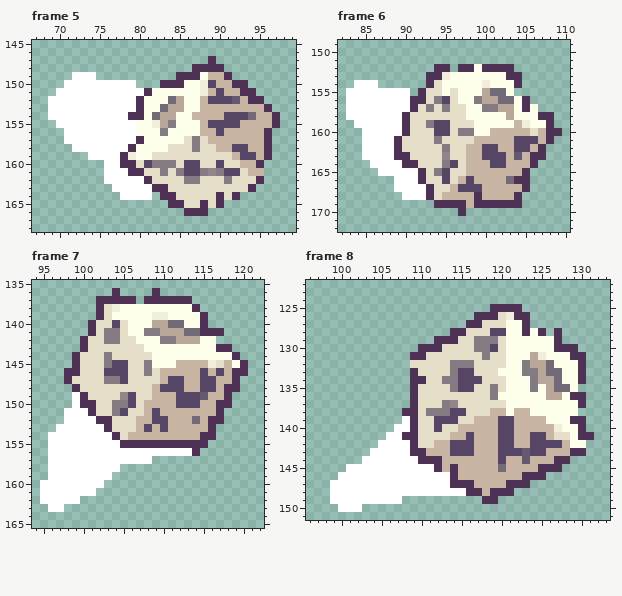
Two versions of one pixel-art file, client/Assets/Art/Game/Field/Game_Action_Dice_Roll.aseprite. Above, as it was before the edit.
256x256 pixels, 22 frames. Shown: frame 5: x 67..99, y 145..168; frame 6: x 82..110, y 149..172; frame 7: x 94..122, y 135..165; frame 8: x 96..133, y 122..151. The commit also changed other frames, which this record leaves out.
After the commit:
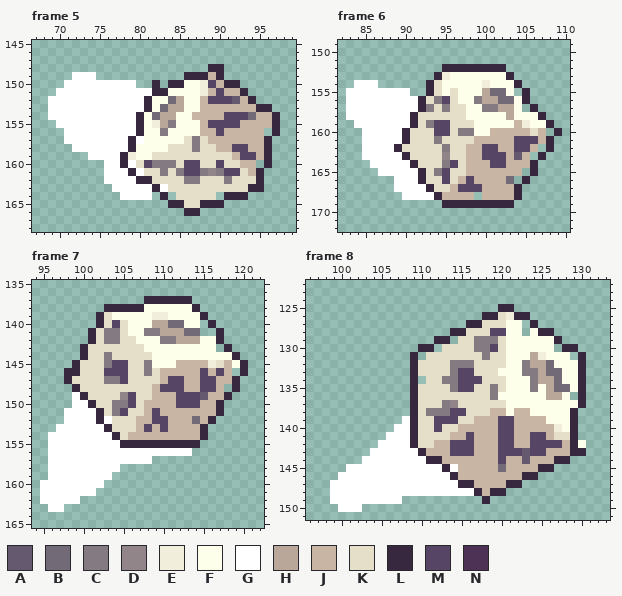
Palette (. is transparent): A #64596f  B #736a78  C #837a82  D #918589  E #f1efdb  F #fdffeb  G #ffffff  H #b9a899  J #c8b5a3  K #e5dec8  L #372840  M #564564  N #4e3255
Edits made:
layer "Outline" added
Changed rows in their new state; - is an unchanged pixel.
Frame 5, layers "Outline", "Front":
first column x 78:
147 -----------.--------
148 ---------..LL-------
149 -------.LLL-L.------
150 ----L.LL-----LL.----
151 ---GLL---------L.---
152 --GL------------L.--
153 --GL-------------LL-
154 -GL----------------L
155 --L----------------L
156 --L---------------.L
157 -LG---------------L-
158 -L----------------L-
159 L-----------------L-
160 LG---------------.L-
161 -LG--------------L--
162 --LL-------------L--
163 ----LG----------LL--
164 -----L.-----.LLL----
165 ------LL--LLL-------
166 --------LL.---------
Frame 6, layers "Outline", "Front":
first column x 89:
152 -----.LLLLLLLL.------
153 ----.L--------L.-----
154 ----L----------L-----
155 ---.L-----------L----
156 --GL------------L----
157 --GL------------.L---
158 -GL---------------L.-
159 -GL----------------L-
160 -L-----------------.L
161 GL-----------------L-
162 L-----------------.L-
163 GL---------------.L--
164 -GL--------------L---
165 ---L------------.L---
166 ---L-----------.L----
167 ----L----------L.----
168 ----GL----.----L-----
169 -----.LLLLLLLLL.-----
170 --------.------------
Frame 7, layers "Outline", "Front":
first column x 98:
136 ------.----.-----------
137 ----.....-LLLLLL-------
138 ----.LLLLL------L------
139 ----L------------L-----
140 ---.L------------.L----
141 ---L-------------..L---
142 --.L---------------L---
143 --L----------------.L--
144 -.L------------------L-
145 -L--------------------L
146 LL-------------------.L
147 L--------------------L-
148 -L------------------.L-
149 --L-----------------L--
150 --GL---------------L.--
151 ---GL--------------L---
152 ----LG------------L.---
153 -----L-----------L.----
154 ------L----------L.----
155 -------LLLLLLLLLL.-----
156 ----------------.------
Frame 8, layers "Outline", "Front":
first column x 108:
125 -----------.LL.---------
126 ---------.LL--LL--------
127 --------LL-----.L-------
128 ------LL-------.-LL.----
129 ----LL.------------L----
130 --LL.--------------.LL--
131 -L.------------------.L-
132 -L--------------------L-
133 -L--------------------L-
134 -L.-------------------L-
135 -L--------------------L-
136 -L-------------------.L-
137 -L--------------------L-
138 .L-------------------L--
139 -L-------------------L.-
140 -L-------------------L.-
141 GL-------------------L..
142 -L-------------------L--
143 -GL------------------LL-
144 --GLL--------------LL---
145 ----GLG----------LL.----
146 ------L--------LL.------
147 ------GLL----LL.--------
148 --------GL-LL.----------
149 ----------L.------------
Pixel boxes of the changes (left, top, right, bottom) in both pictures:
changed: (120, 56, 280, 216)
changed: (394, 64, 562, 216)
changed: (64, 288, 248, 456)
changed: (402, 304, 594, 504)
